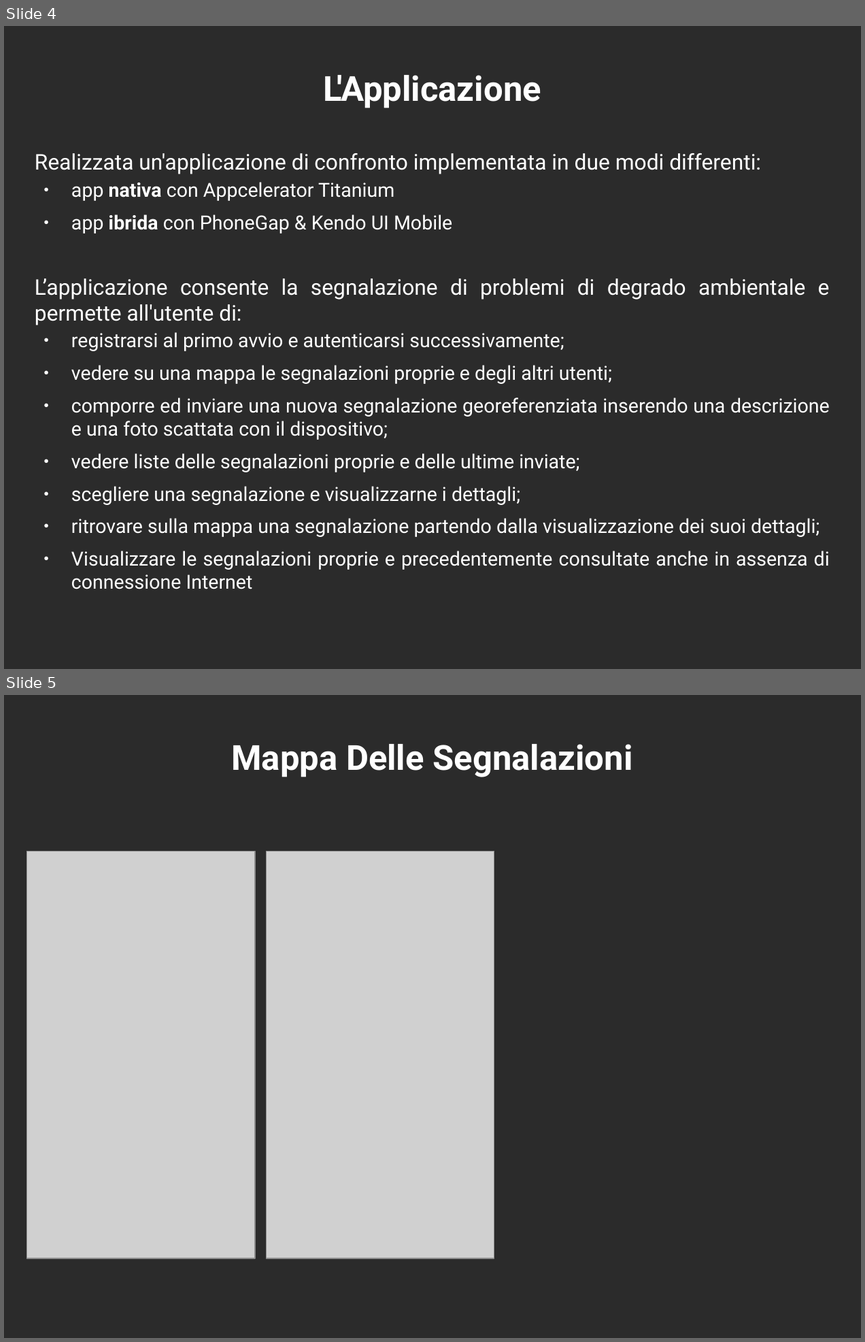
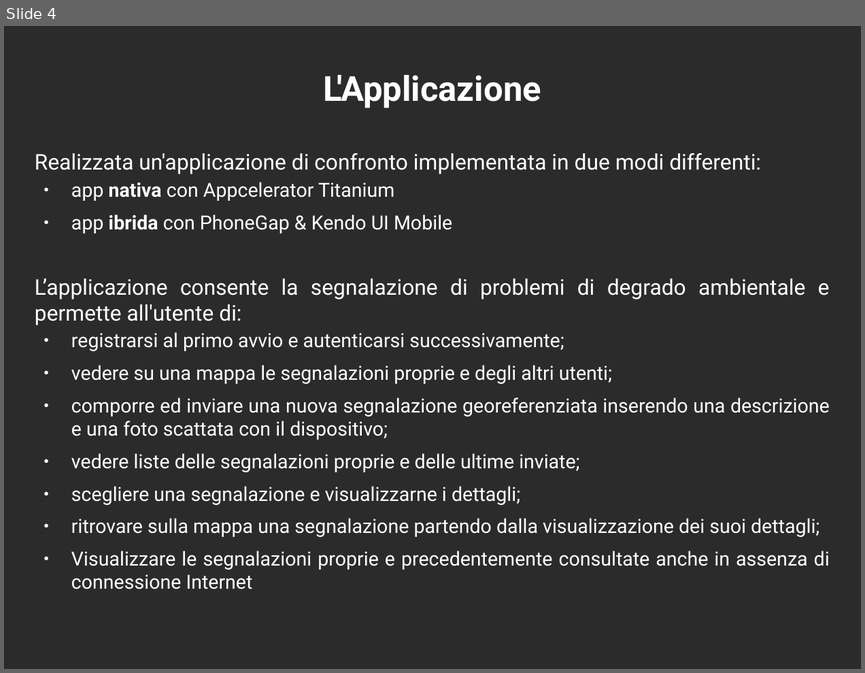
Before and after one commit to mircobe87/tesi-crossplatform, a slide deck: presentazione/presentazione.odp. Shown one above the other, each under a label of ours: slides 4 and 5 before the commit, slide 4 after it. The pictures are 865x1342 and 865x673 pixels, drawn with LibreOffice and Linux fonts; fonts in the diff are those of the drawing; grey boxes stand for pictures; background and template pictures are left out; a plain dark background stands for a picture behind light text. Boxes give left, top, right and bottom in pixels: in the first picture for what was removed or moved away, otherwise in the second. Text is boxed around its words. In the diff, an @@ line names an element or a change of style, - is before the commit and + after.

Commit message:
modificata diapositiva Mappa delle segnalazioni

```diff
--- a/presentazione/presentazione.odp
+++ b/presentazione/presentazione.odp
@@ slide 5 removed at [4, 695, 861, 1338], background picture (left out) @@
@@ title removed at [231, 744, 633, 777] @@
-Mappa Delle Segnalazioni
@@ picture removed at [27, 851, 255, 1259] @@
@@ picture removed at [266, 851, 494, 1259] @@
```
Also in this commit, not shown: 1 slide added.
